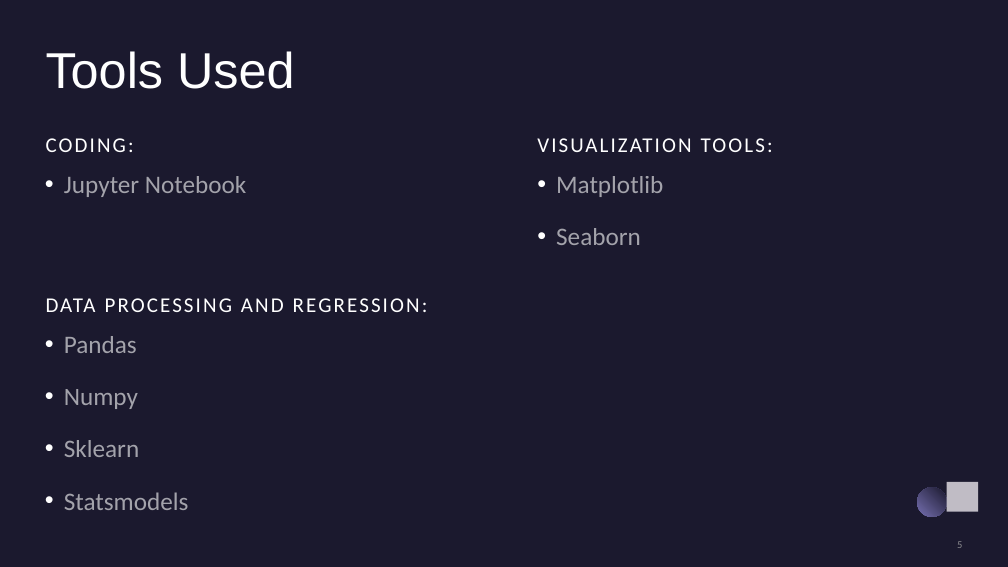
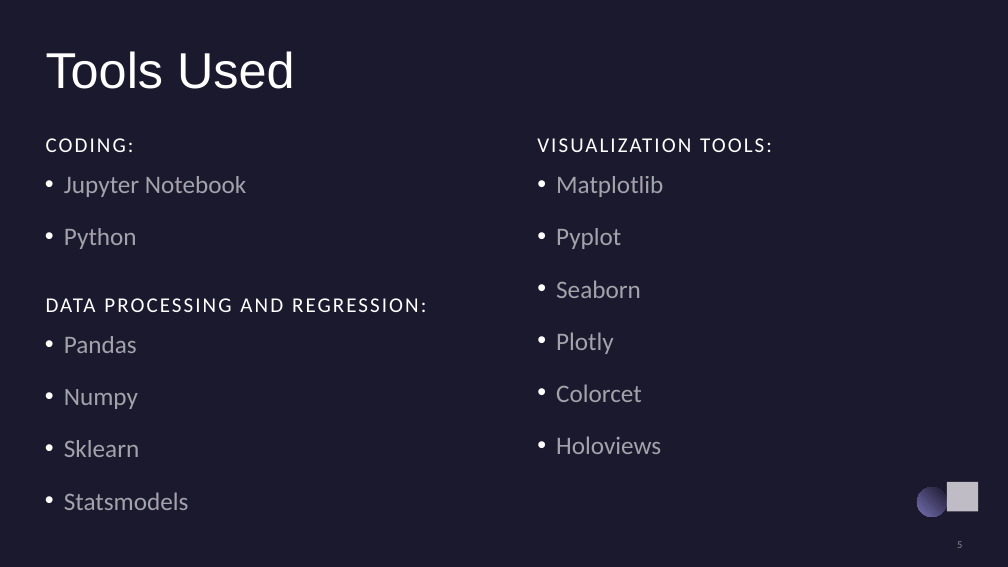
Before and after one commit to rodu4835/CSPB4502_ProjectWildfire, a slide deck: slide 5 of 03_ProjectWildfire_Part6.pptx. Drawn at 1008x567 pixels with LibreOffice and Linux fonts; fonts in the diff are those of the drawing. Boxes give left, top, right and bottom in pixels: in the first picture for what was removed or moved away, otherwise in the second. Text is boxed around its words. In the diff, an @@ line names an element or a change of style, - is before the commit and + after.

Commit message:
added tools

```diff
--- a/03_ProjectWildfire_Part6.pptx
+++ b/03_ProjectWildfire_Part6.pptx
@@ text "VISUALIZATION TOOLS:" rewrapped from [538,113,987,157] to [537,138,691,152] @@
@@ text at [64,228,137,249]: paragraph added @@
+• Python
@@ text at [556,228,621,249]: paragraph added @@
+• Pyplot
@@ text at [556,332,661,454]: paragraphs added @@
+• Plotly
+• Colorcet
+• Holoviews
```
Also in this commit, not shown: 4 other slides changed.
